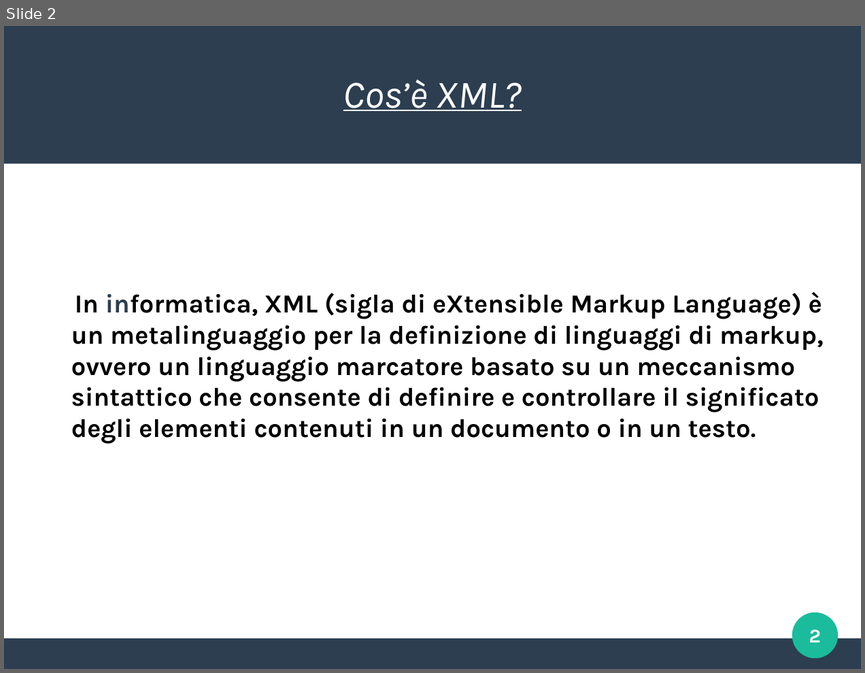
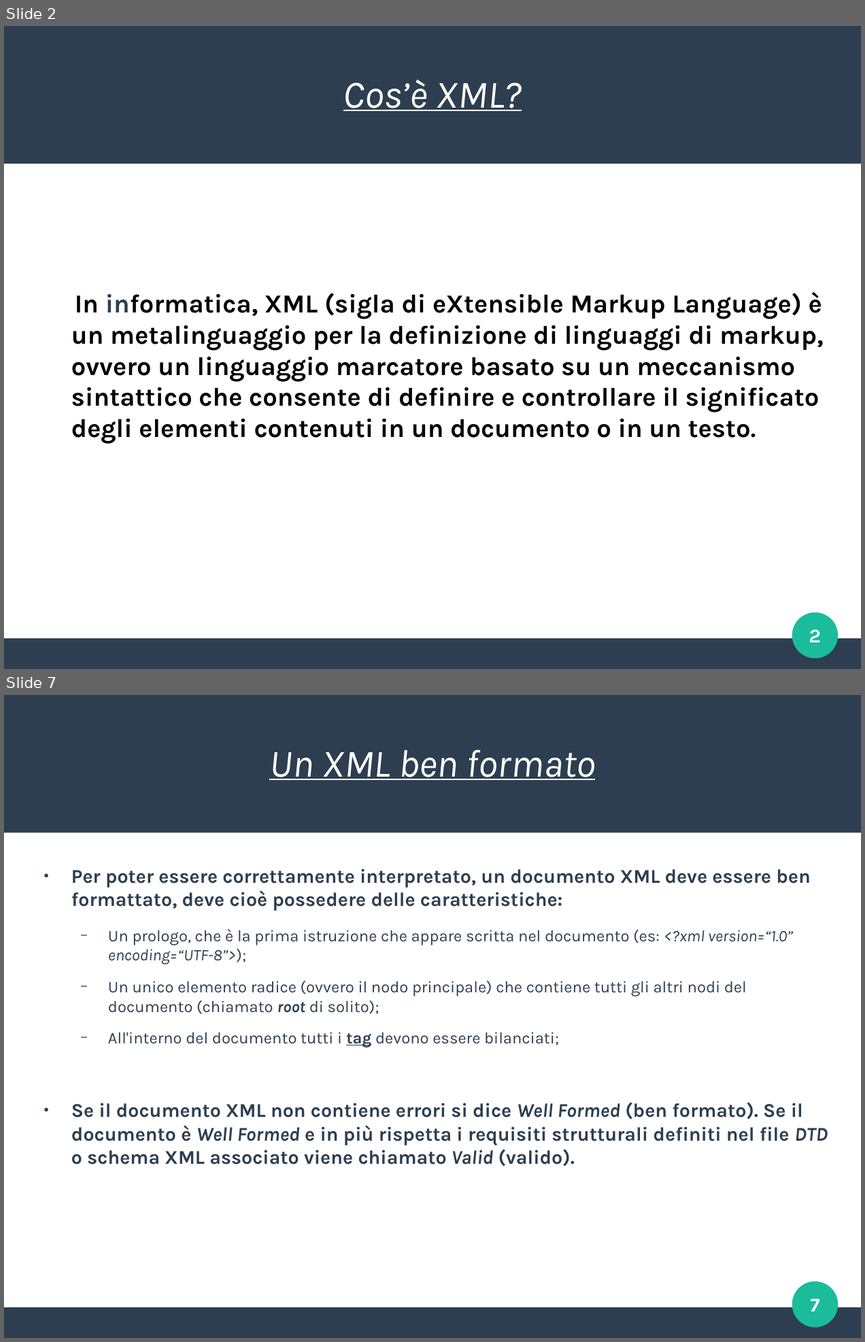
Before and after one commit to AlessandroVianello/school, a slide deck: XML presentazione.odp. Shown one above the other, each under a label of ours: slide 2 before the commit, slides 2 and 7 after it; the slides between them are not shown. The pictures are 865x673 and 865x1342 pixels, drawn with LibreOffice and Linux fonts; fonts in the diff are those of the drawing. Boxes give left, top, right and bottom in pixels: in the first picture for what was removed or moved away, otherwise in the second. Text is boxed around its words. In the diff, an @@ line names an element or a change of style, - is before the commit and + after.

```diff
--- a/XML presentazione.odp
+++ b/XML presentazione.odp
@@ slide 7 added at (4,695,861,1338), background #FFFFFF; not listed: 3 template elements that a slide beside it also shows @@
@@ title added at (269,749,596,780), 36 pt, text #FFFFFF, italic, underline @@
+Un XML ben formato
@@ text added at (71,868,827,1166), 18 pt, text #2C3E50, bold @@
+● Per poter essere correttamente interpretato, un documento XML deve essere ben formattato, deve cioè possedere delle caratteristiche:
+  − Un prologo, che è la prima istruzione che appare scritta nel documento (es: <?xml version=“1.0” encoding=“UTF-8”>);
+  − Un unico elemento radice (ovvero il nodo principale) che contiene tutti gli altri nodi del documento (chiamato root di solito);
+  − All'interno del documento tutti i tag devono essere bilanciati;
+● Se il documento XML non contiene errori si dice Well Formed (ben formato). Se il documento è Well Formed e in più rispetta i requisiti strutturali definiti nel file DTD o schema XML associato viene chiamato Valid (valido).
@@ page number added at (810,1298,819,1311), 18 pt, text #FFFFFF, bold @@
+7
```
Also in this commit, not shown: 2 slides changed, 5 other slides added.
